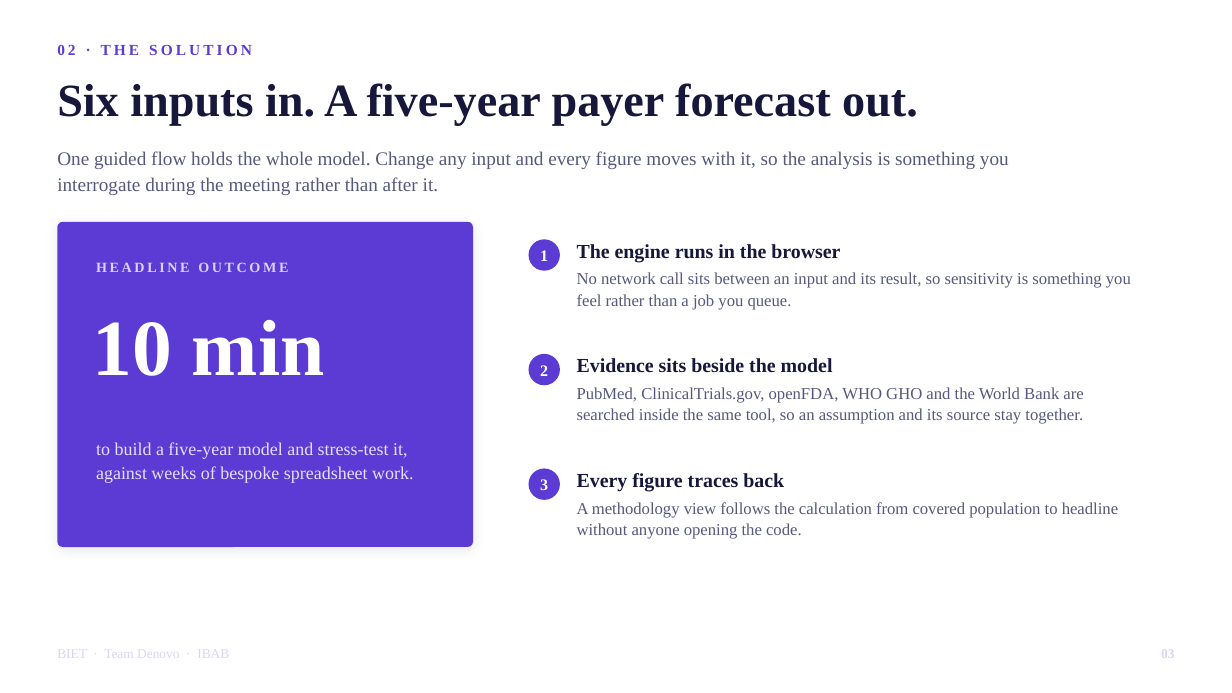
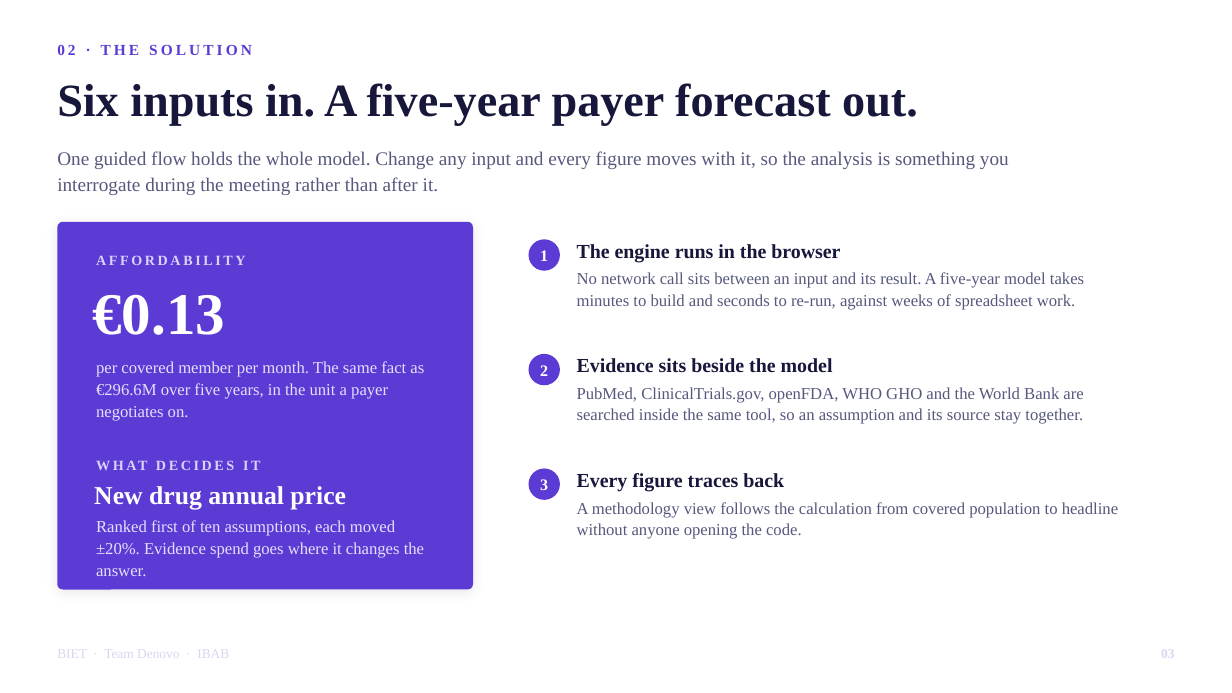
Before and after one commit to Sumithraju/early_stage_bia_react_node_postgres, a slide deck: slide 3 of docs/presentation/BIET-Denovo-10min.pptx. Drawn at 1232x693 pixels with LibreOffice and Linux fonts; fonts in the diff are those of the drawing. Boxes give left, top, right and bottom in pixels: in the first picture for what was removed or moved away, otherwise in the second. Text is boxed around its words. In the diff, an @@ line names an element or a change of style, - is before the commit and + after.

```diff
--- a/docs/presentation/BIET-Denovo-10min.pptx
+++ b/docs/presentation/BIET-Denovo-10min.pptx
@@ rounded rectangle: place and size @@
-rounded rectangle at [57, 222, 473, 547]
+rounded rectangle at [57, 222, 473, 590]
@@ rounded rectangle at [57, 222, 473, 590]: proportions changed @@
@@ text removed at [96, 262, 288, 272] @@
-HEADLINE OUTCOME
@@ text added at [96, 255, 246, 265], 11 pt, text #D9D2FA, bold @@
+AFFORDABILITY
@@ text added at [92, 294, 225, 335], 46 pt, text #FFFFFF, bold @@
+€0.13
@@ text at [577, 272, 1084, 309]: text changed @@
-No network call sits between an input and its result, so sensitivity is something you feel rather than a job you queue.
+No network call sits between an input and its result. A five-year model takes minutes to build and seconds to re-run, against weeks of spreadsheet work.
@@ text removed at [92, 320, 325, 376] @@
-10 min
@@ text added at [96, 361, 424, 421], 13 pt, text #E4DFFC @@
+per covered member per month. The same fact as €296.6M over five years, in the unit a payer negotiates on.
@@ text removed at [96, 442, 413, 483] @@
-to build a five-year model and stress-test it, against weeks of bespoke spreadsheet work.
@@ text added at [96, 453, 438, 477], 11 pt, text #D9D2FA, bold @@
+WHAT DECIDES IT
@@ text added at [94, 486, 346, 510], 20 pt, text #FFFFFF, bold @@
+New drug annual price
@@ text added at [96, 520, 424, 576], 13 pt, text #E4DFFC @@
+Ranked first of ten assumptions, each moved ±20%. Evidence spend goes where it changes the answer.
```
Also in this commit, not shown: 1 other file.
